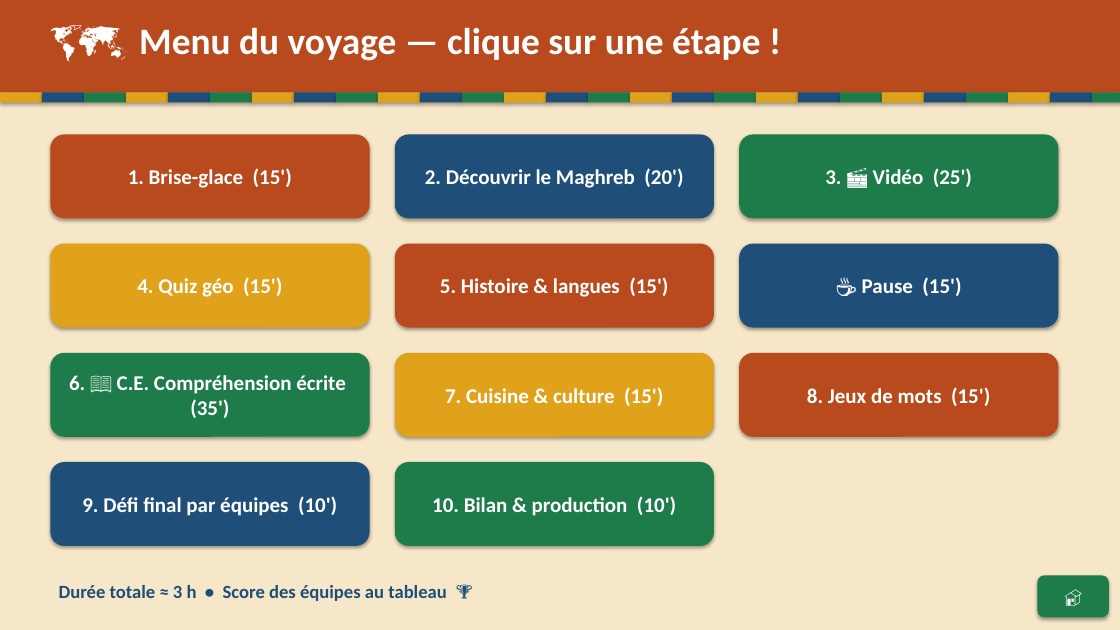
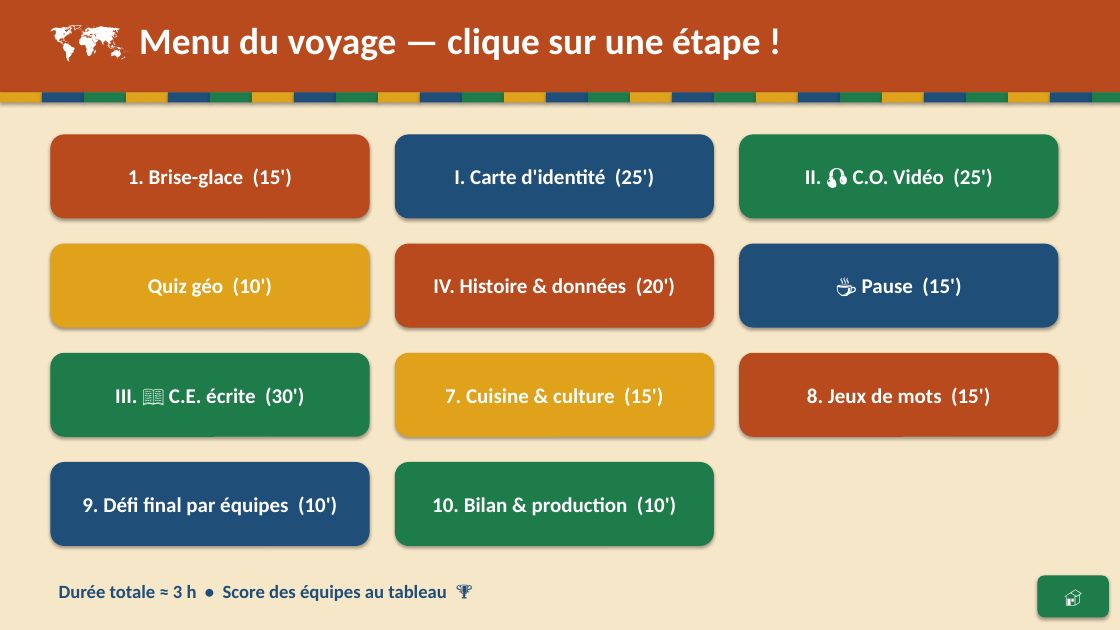
Before and after one commit to Paquereauman/Paquereauman, a slide deck: slide 2 of maghreb/maghreb-interactif.pptx. Drawn at 1120x630 pixels with LibreOffice and Linux fonts; fonts in the diff are those of the drawing. Boxes give left, top, right and bottom in pixels: in the first picture for what was removed or moved away, otherwise in the second. Text is boxed around its words. In the diff, an @@ line names an element or a change of style, - is before the commit and + after.

```diff
--- a/maghreb/maghreb-interactif.pptx
+++ b/maghreb/maghreb-interactif.pptx
@@ text in rounded rectangle at [454, 168, 654, 187]: text changed @@
-2. Découvrir le Maghreb (20')
+I. Carte d'identité (25')
@@ text in rounded rectangle at [805, 168, 992, 187]: text changed @@
-3. 🎬 Vidéo (25')
+II. 🎧 C.O. Vidéo (25')
@@ text in rounded rectangle at [148, 277, 272, 297]: text changed @@
-4. Quiz géo (15')
+Quiz géo (10')
@@ text in rounded rectangle at [433, 277, 675, 296]: text changed @@
-5. Histoire & langues (15')
+IV. Histoire & données (20')
@@ text in rounded rectangle at [115, 387, 304, 406]: text changed @@
-6. 📖 C.E. Compréhension écrite (35')
+III. 📖 C.E. écrite (30')
```
Also in this commit, not shown: 9 other slides changed, 2 slides added.
